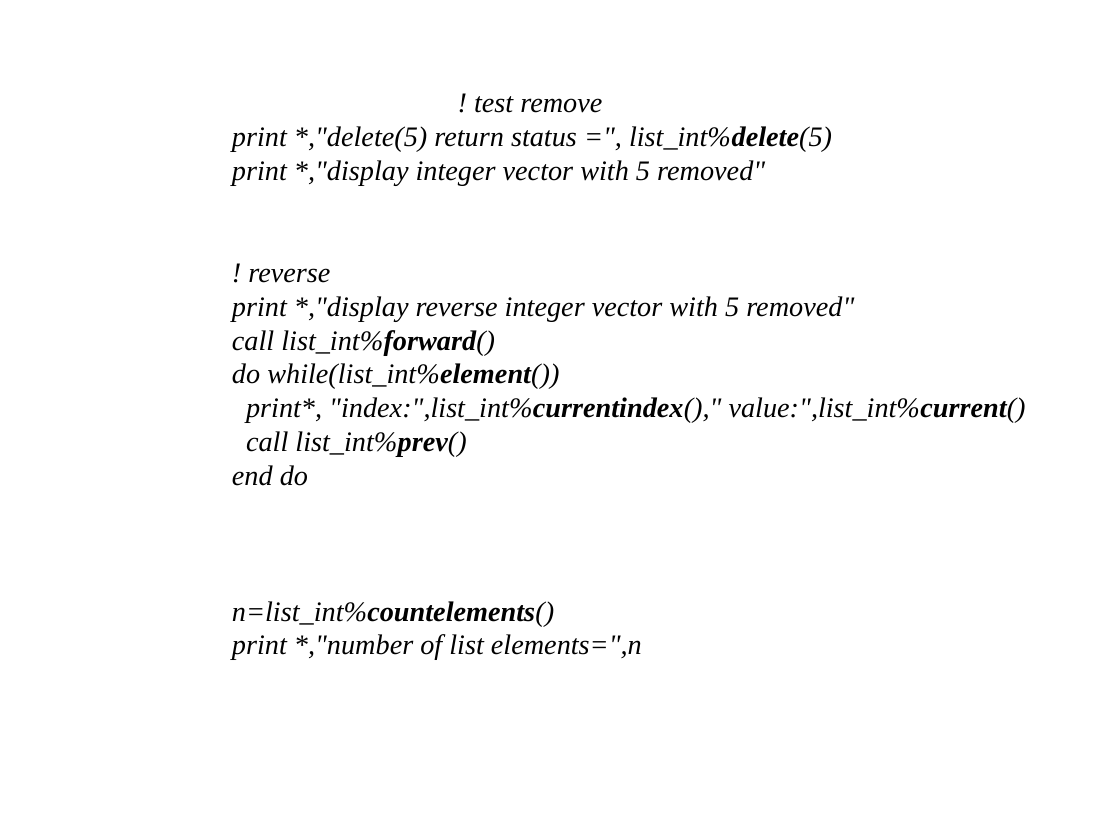
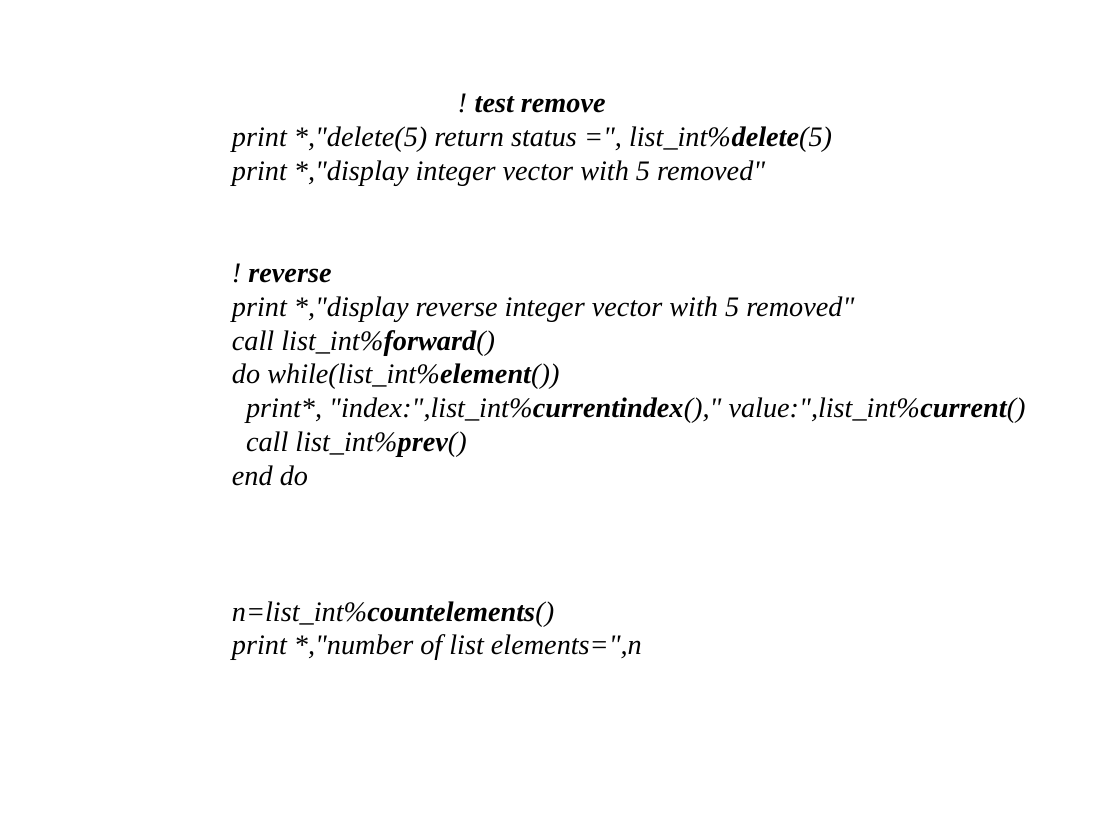
Before and after one commit to ARPA-SIMC/libsim, a slide deck: slide 3 of doc/API_DB-All.e_Fortran2003.odp. Drawn at 1120x840 pixels with LibreOffice and Linux fonts; fonts in the diff are those of the drawing; background and template pictures are left out. Boxes give left, top, right and bottom in pixels: in the first picture for what was removed or moved away, otherwise in the second. Text is boxed around its words. In the diff, an @@ line names an element or a change of style, - is before the commit and + after.

```diff
--- a/doc/API_DB-All.e_Fortran2003.odp
+++ b/doc/API_DB-All.e_Fortran2003.odp
@@ subtitle at (248,96,606,283): bold on in "test remove", "reverse" @@
```
Also in this commit, not shown: 3 other slides changed, 5 slides added.
